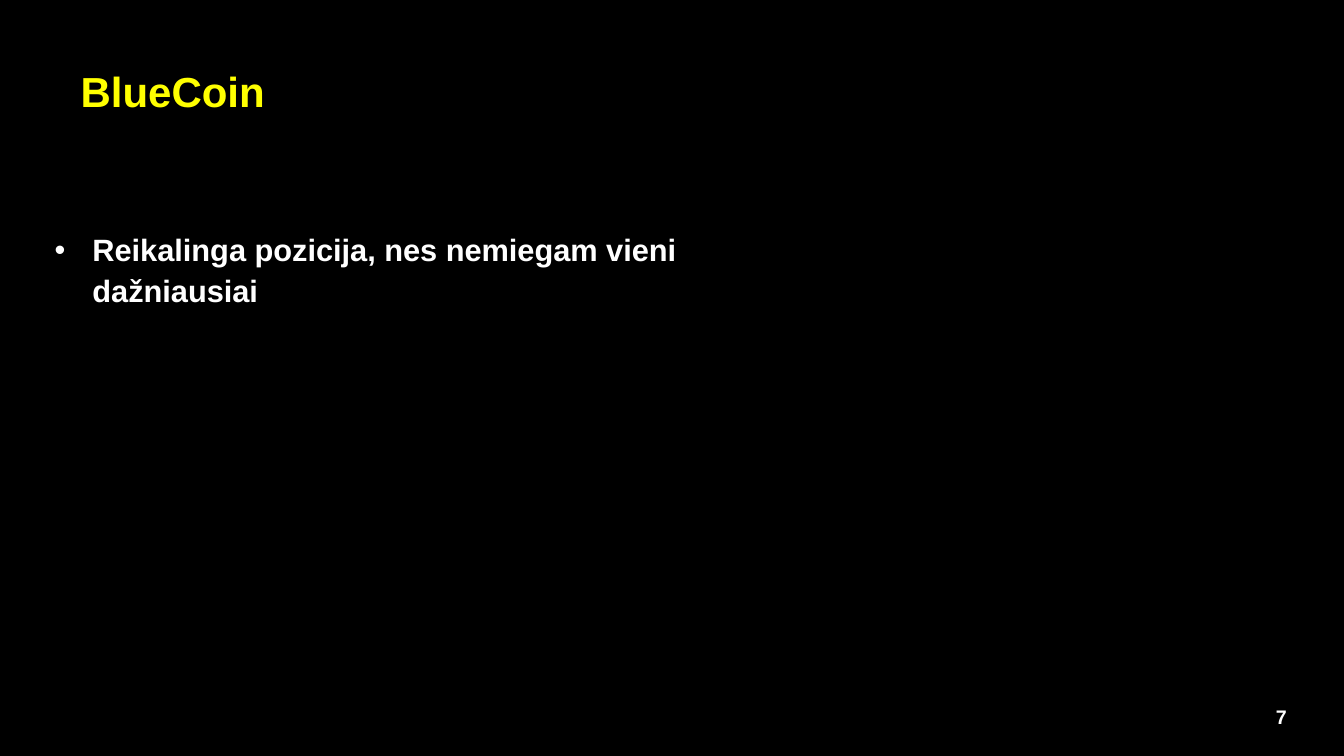
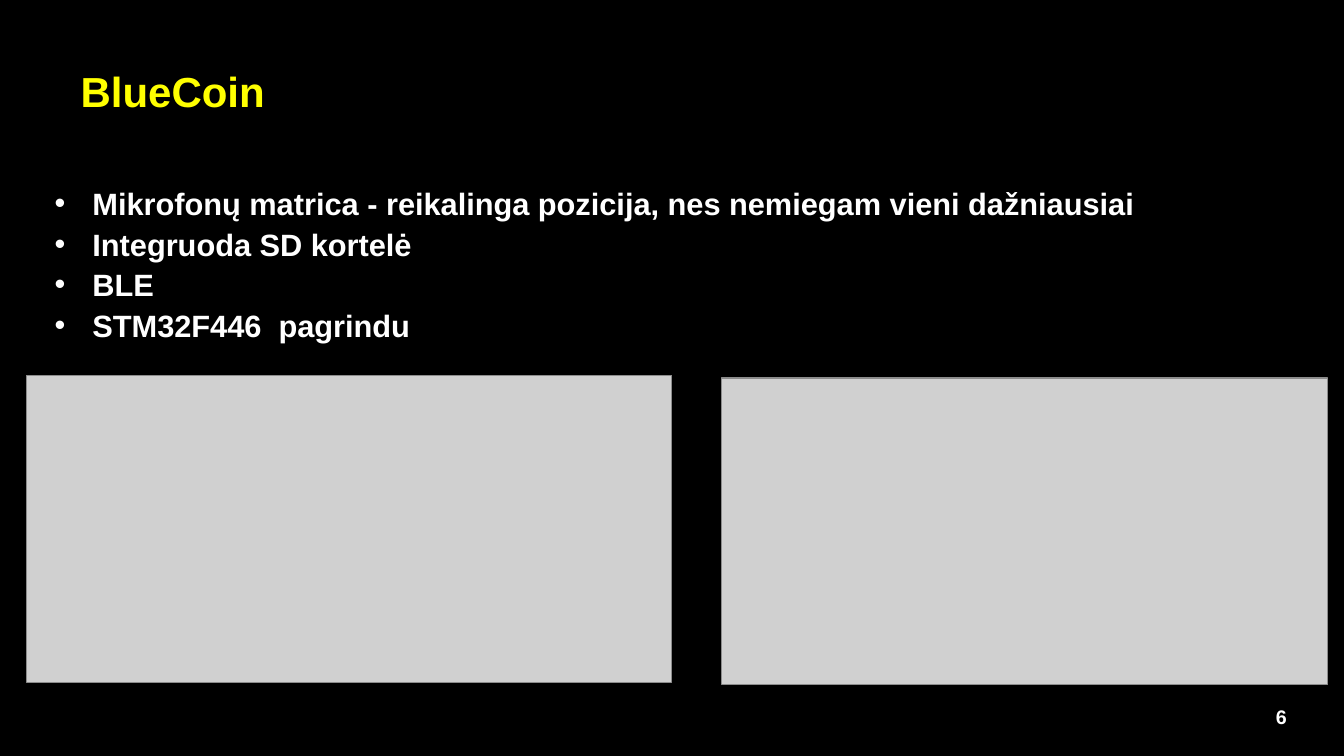
Before and after one commit to IamAidas/sem11-DSP, a slide deck: slide 6 of individualProject/audioProjectDsp_EEF.pptx (slide 7 before the commit). Drawn at 1344x756 pixels with LibreOffice and Linux fonts; fonts in the diff are those of the drawing; grey boxes stand for pictures; background and template pictures are left out. Boxes give left, top, right and bottom in pixels: in the first picture for what was removed or moved away, otherwise in the second. Text is boxed around its words. In the diff, an @@ line names an element or a change of style, - is before the commit and + after.

```diff
--- a/individualProject/audioProjectDsp_EEF.pptx
+++ b/individualProject/audioProjectDsp_EEF.pptx
@@ text at [92, 192, 1134, 342]: text changed @@
-• Reikalinga pozicija, nes nemiegam vieni dažniausiai
+• Mikrofonų matrica - reikalinga pozicija, nes nemiegam vieni dažniausiai
+• Integruoda SD kortelė
+• BLE
+• STM32F446 pagrindu
@@ picture added at [27, 375, 673, 683] @@
@@ picture added at [722, 378, 1328, 685] @@
@@ page number at [1276, 710, 1287, 725]: text changed @@
-7
+6
```
Also in this commit, not shown: 1 other slide changed, 5 slides added, 5 slides removed, 1 other file.
